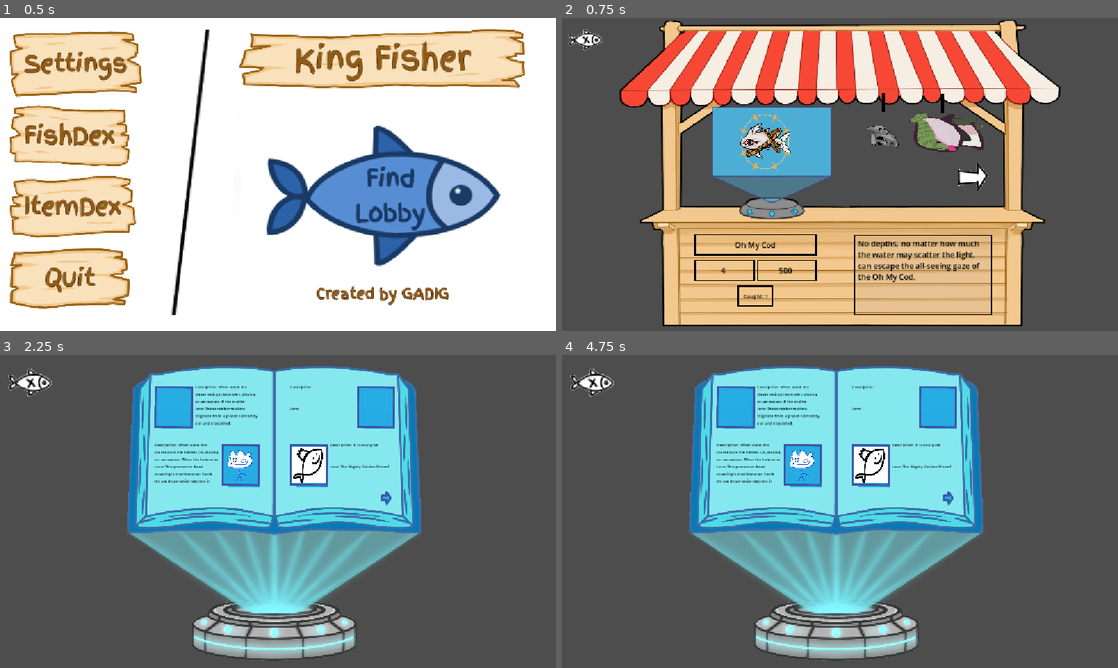
Above: before the commit, frames 1-4 (two rows, left to right).
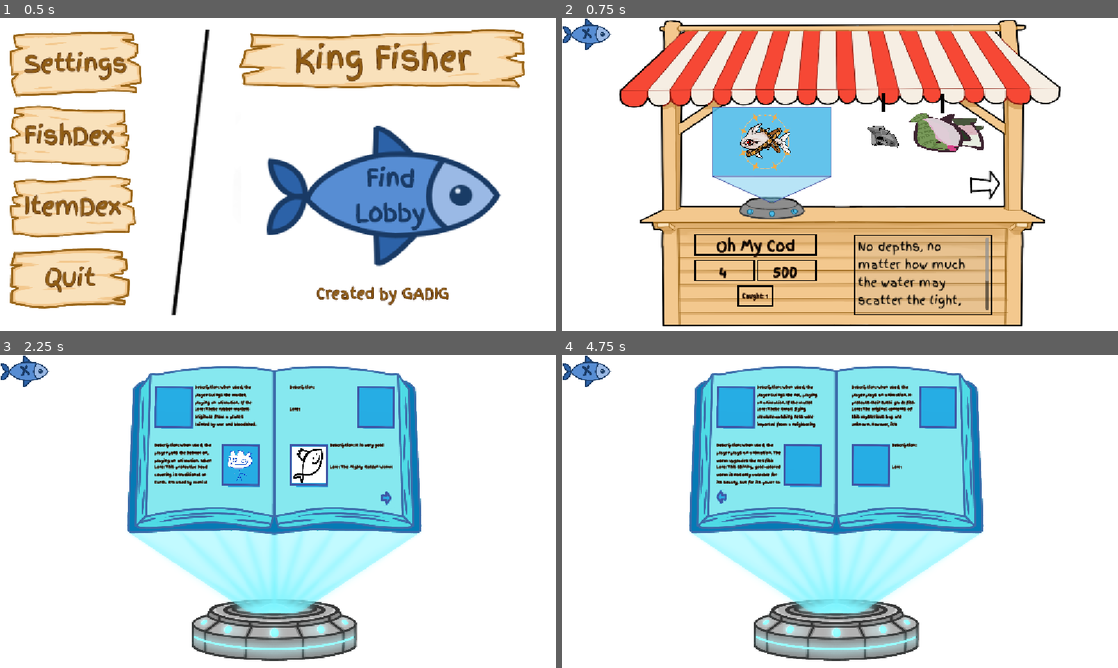
Above: after the commit, the same moments.

Repository: gmuGADIG/King-Fisher
Game: Godot game, scene res://ui/main_menu/main_menu.tscn
The game is run twice, just before and just after one commit, with the same random seed, the same clock (stepped at 60 frames per second) and the same inputs. The engine's default icon, where the game draws it, is replaced by a stand-in: a white triangle on a blue panel in a dark square. Sound files missing from this copy of the repository are replaced by a short silence.
Inputs (mouse positions are in pixels of both pictures, inside the frame that each line leads up to; where the layout moved, square brackets give the same spot in the first picture):
- Up to frame 1 (0.5 s): no input
- Up to frame 2 (0.75 s): click "FishDex" at 0.5 s
- Up to frame 3 (2.25 s): click (22, 370) [22, 376] at 1.25 s; click "ItemDex" at 2 s
- Up to frame 4 (4.75 s): click (945, 498) at 2.75 s; click (723, 495) at 3.5 s; tap Enter (test1) at 4.25 s; move the mouse to (962, 495) at 4.27 s; hold Right from 4.28 s (still down); hold = (add_fish) from 4.28 s (still down); click (962, 495) at 4.42 s; tap Space (jump) at 4.52 s

Frame 1 is identical in both runs. In frame 2, 50% of the frame differs, in the area x 0-100%, y 0-100%; in frame 3, 70%; in frame 4, 71%.

Commit message:
Keybind menu from Options Menu (#669)
* Keybind menu is accessable

The keybind button in the settings is now functional. The confirm button in the keybind menu now returns you to the settings menu.
I think I also made it so the settings sliders initialize in the proper place.

* Removed Options Menu Deletion

Got rid of the instantiation/deletion pattern for the keybinds & options menu since it was causing the main menu to not recieve signals that it was originally connected to.

---------

Co-authored-by: KaratePikachu <KaidenKeyZ@gmail.com>

Diff:
--- a/ui/fish_dex/fishdex.tscn
+++ b/ui/fish_dex/fishdex.tscn
@@ -1,12 +1,12 @@
 [gd_scene format=3 uid="uid://b8jevivyblc6q"]
 
 [ext_resource type="Script" uid="uid://b8h20ju61nnj6" path="res://ui/fish_dex/fishdex.gd" id="1_5pj4m"]
-[ext_resource type="Texture2D" uid="uid://b4hg2q6p8f8xr" path="res://ui/fish_dex/fish_x.png" id="2_r31bl"]
-[ext_resource type="PackedScene" uid="uid://cur3ita1x152q" path="res://ui/fish_dex/hanging_fish.tscn" id="3_23nti"]
+[ext_resource type="Theme" uid="uid://b2g0k405s5r7p" path="res://ui/themes/finger_paint.tres" id="1_lk8gg"]
+[ext_resource type="PackedScene" path="res://ui/fish_dex/hanging_fish.tscn" id="3_23nti"]
 [ext_resource type="Texture2D" uid="uid://b7vpppabqkdok" path="res://ui/fish_dex/fishdex-stall.png" id="3_lk8gg"]
 [ext_resource type="Texture2D" uid="uid://b811kd3qst5nb" path="res://ui/fish_dex/fishdex-hologram.png" id="4_18pqh"]
-[ext_resource type="Script" uid="uid://bco87e2884pxw" path="res://ui/fish_dex/hanging_fish.gd" id="5_y04r0"]
-[ext_resource type="Script" uid="uid://c176eydus30qc" path="res://ui/fish_dex/selectable_fish_button.gd" id="6_03tvv"]
+[ext_resource type="Script" path="res://ui/fish_dex/hanging_fish.gd" id="5_y04r0"]
+[ext_resource type="Script" path="res://ui/fish_dex/selectable_fish_button.gd" id="6_03tvv"]
 [ext_resource type="Texture2D" uid="uid://bck4unx8s3so0" path="res://ui/fish_dex/arrow.png" id="6_m7gl5"]
 
 [sub_resource type="StyleBoxFlat" id="StyleBoxFlat_mukbb"]
@@ -32,16 +32,14 @@
 anchor_bottom = 1.0
 grow_horizontal = 2
 grow_vertical = 2
+theme = ExtResource("1_lk8gg")
 script = ExtResource("1_5pj4m")
 
 [node name="Back_Button" type="Button" parent="." unique_id=269871336]
 layout_mode = 0
 offset_right = 101.935295
-offset_bottom = 86.0
-icon = ExtResource("2_r31bl")
-flat = true
-icon_alignment = 1
-expand_icon = true
+offset_bottom = 68.0
+theme_type_variation = &"FishXButton"
 
 [node name="Stall" type="TextureRect" parent="." unique_id=251214534]
 layout_mode = 1
--- a/ui/itemdex/itemdex.tscn
+++ b/ui/itemdex/itemdex.tscn
@@ -1,7 +1,7 @@
 [gd_scene format=3 uid="uid://70y60pu1le3w"]
 
 [ext_resource type="Script" uid="uid://88ka2wn4si2t" path="res://ui/itemdex/itemdex.gd" id="1_43rrp"]
-[ext_resource type="Texture2D" uid="uid://b4hg2q6p8f8xr" path="res://ui/fish_dex/fish_x.png" id="2_peb0g"]
+[ext_resource type="Theme" uid="uid://b2g0k405s5r7p" path="res://ui/themes/finger_paint.tres" id="1_tq711"]
 [ext_resource type="Texture2D" uid="uid://bw6cuoglpu530" path="res://ui/itemdex/itemdex-background.png" id="2_tq711"]
 [ext_resource type="Texture2D" uid="uid://c7fyt1h4ljmf3" path="res://ui/itemdex/box.png" id="3_dfsup"]
 [ext_resource type="Texture2D" uid="uid://bsphqh5kvj7g0" path="res://ui/itemdex/arrow.png" id="4_tq711"]
@@ -13,6 +13,7 @@
 anchor_bottom = 1.0
 grow_horizontal = 2
 grow_vertical = 2
+theme = ExtResource("1_tq711")
 script = ExtResource("1_43rrp")
 
 [node name="Background" type="TextureRect" parent="." unique_id=1440524425]
@@ -257,15 +258,11 @@
 icon = ExtResource("4_tq711")
 flat = true
 
-[node name="Back_Button" type="Button" parent="." unique_id=413754069]
-layout_mode = 0
-offset_right = 129.19705
-offset_bottom = 109.0
-icon = ExtResource("2_peb0g")
-flat = true
-icon_alignment = 1
-expand_icon = true
-metadata/_edit_lock_ = true
+[node name="Back_Button" type="Button" parent="." unique_id=1148487743]
+layout_mode = 0
+offset_right = 101.935295
+offset_bottom = 68.0
+theme_type_variation = &"FishXButton"
 
 [connection signal="pressed" from="Background/RightArrow" to="." method="_on_right_arrow_pressed"]
 [connection signal="pressed" from="Background/LeftArrow" to="." method="_on_left_arrow_pressed"]
--- a/ui/keybinds/keybind.gd
+++ b/ui/keybinds/keybind.gd
@@ -1,5 +1,7 @@
 class_name Keybinds
 extends Control
+
+signal closed
 
 @export var binding_prototype: HBoxContainer
 
@@ -75,3 +77,6 @@
 	InputMap.load_from_project_settings()
 	reflow_ui()
 	save_keybinds()
+
+func _on_confirm_button_pressed() -> void:
+	closed.emit()
--- a/ui/keybinds/keybind_menu.tscn
+++ b/ui/keybinds/keybind_menu.tscn
@@ -74,3 +74,4 @@
 flat = true
 
 [connection signal="pressed" from="KeybindPanel/ResetButton" to="." method="_on_reset_button_pressed"]
+[connection signal="pressed" from="KeybindPanel/ConfirmButton" to="." method="_on_confirm_button_pressed"]
--- a/ui/main_menu/main_menu.tscn
+++ b/ui/main_menu/main_menu.tscn
@@ -15,8 +15,7 @@
 
 [sub_resource type="CanvasTexture" id="CanvasTexture_6q35d"]
 
-[node name="MainMenu" type="Control" unique_id=470134769]
-layout_mode = 3
+[node name="MainMenu" type="ColorRect" unique_id=1305341032]
 anchors_preset = 15
 anchor_right = 1.0
 anchor_bottom = 1.0
--- a/ui/options/options_menu.gd
+++ b/ui/options/options_menu.gd
@@ -23,6 +23,11 @@
 # Called when the node enters the scene tree for the first time.
 func _ready() -> void:
 	hide()
+	$OptionsPanel/VBoxContainer/MouseSensitivtySlider.value = mouse_sensitivity
+	$OptionsPanel/VBoxContainer/AimingSensitivitySlider.value = aim_sesntivity
+	$OptionsPanel/VBoxContainer/MasterSlider.value = master_volume
+	$OptionsPanel/VBoxContainer/SFXSlider.value = sfx_volume
+	$OptionsPanel/VBoxContainer/MusicSlider.value = music_volume
 
 # Called every frame. 'delta' is the elapsed time since the previous frame.
 func _process(_delta: float) -> void:
@@ -46,7 +51,18 @@
 func _on_aim_sensitivty_slider_value_changed(value: float) -> void:
 	aim_sesntivity = value
 
+func _on_keybinds_button_pressed() -> void:
+	$OptionsPanel.hide()
+	$KeybindMenu.show()
+
 func _on_exit_button_pressed() -> void:
 	closed.emit()
 	print("Options Menu!")
+	$KeybindMenu.hide()
 	hide()
+	$OptionsPanel.show()
+
+
+func _on_keybind_menu_closed() -> void:
+	$OptionsPanel.show()
+	$KeybindMenu.hide()
--- a/ui/options/options_menu.tscn
+++ b/ui/options/options_menu.tscn
@@ -4,6 +4,7 @@
 [ext_resource type="Texture2D" uid="uid://dohal7iocsei8" path="res://art/ui assets/options_UI_art.png" id="2_8hrnt"]
 [ext_resource type="Script" uid="uid://bp1ga0y2284ok" path="res://ui/options/options_menu.gd" id="2_gacm8"]
 [ext_resource type="AudioStream" uid="uid://crho3l0hcp0cc" path="res://temp/temp_sfx/test_unlock.wav" id="3_8hrnt"]
+[ext_resource type="PackedScene" uid="uid://vpljqilqhkbb" path="res://ui/keybinds/keybind_menu.tscn" id="3_xewkt"]
 
 [node name="OptionsMenu" type="Control" unique_id=1087068024]
 layout_mode = 3
@@ -14,6 +15,10 @@
 grow_vertical = 2
 theme = ExtResource("1_a4bum")
 script = ExtResource("2_gacm8")
+
+[node name="KeybindMenu" parent="." unique_id=1736237721 instance=ExtResource("3_xewkt")]
+visible = false
+layout_mode = 1
 
 [node name="OptionsPanel" type="NinePatchRect" parent="." unique_id=810038643]
 layout_mode = 1
@@ -138,17 +143,17 @@
 [node name="AudioStreamPlayer" type="AudioStreamPlayer" parent="." unique_id=1061228079]
 stream = ExtResource("3_8hrnt")
 
-[node name="ExitButton" type="Button" parent="." unique_id=1043185628]
-layout_mode = 0
-offset_left = 728.0
-offset_top = 144.0
-offset_right = 830.0
-offset_bottom = 212.0
+[node name="ExitButton" type="Button" parent="." unique_id=46741427]
+layout_mode = 1
+offset_right = 101.9353
+offset_bottom = 68.0
 theme_type_variation = &"FishXButton"
 
+[connection signal="closed" from="KeybindMenu" to="." method="_on_keybind_menu_closed"]
 [connection signal="value_changed" from="OptionsPanel/VBoxContainer/MouseSensitivtySlider" to="." method="_on_mouse_sensitivty_slider_value_changed"]
 [connection signal="value_changed" from="OptionsPanel/VBoxContainer/AimingSensitivitySlider" to="." method="_on_aim_sensitivty_slider_value_changed"]
 [connection signal="value_changed" from="OptionsPanel/VBoxContainer/MasterSlider" to="." method="_on_master_slider_value_changed"]
 [connection signal="value_changed" from="OptionsPanel/VBoxContainer/SFXSlider" to="." method="_on_sfx_slider_value_changed"]
 [connection signal="value_changed" from="OptionsPanel/VBoxContainer/MusicSlider" to="." method="_on_music_slider_value_changed"]
+[connection signal="pressed" from="OptionsPanel/VBoxContainer/KeybindsButton" to="." method="_on_keybinds_button_pressed"]
 [connection signal="pressed" from="ExitButton" to="." method="_on_exit_button_pressed"]
